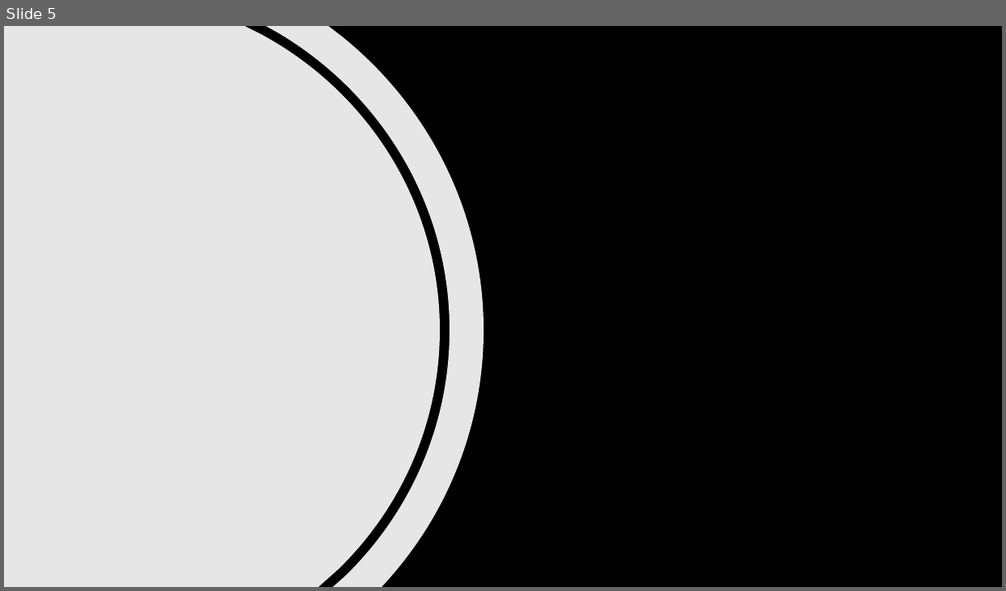
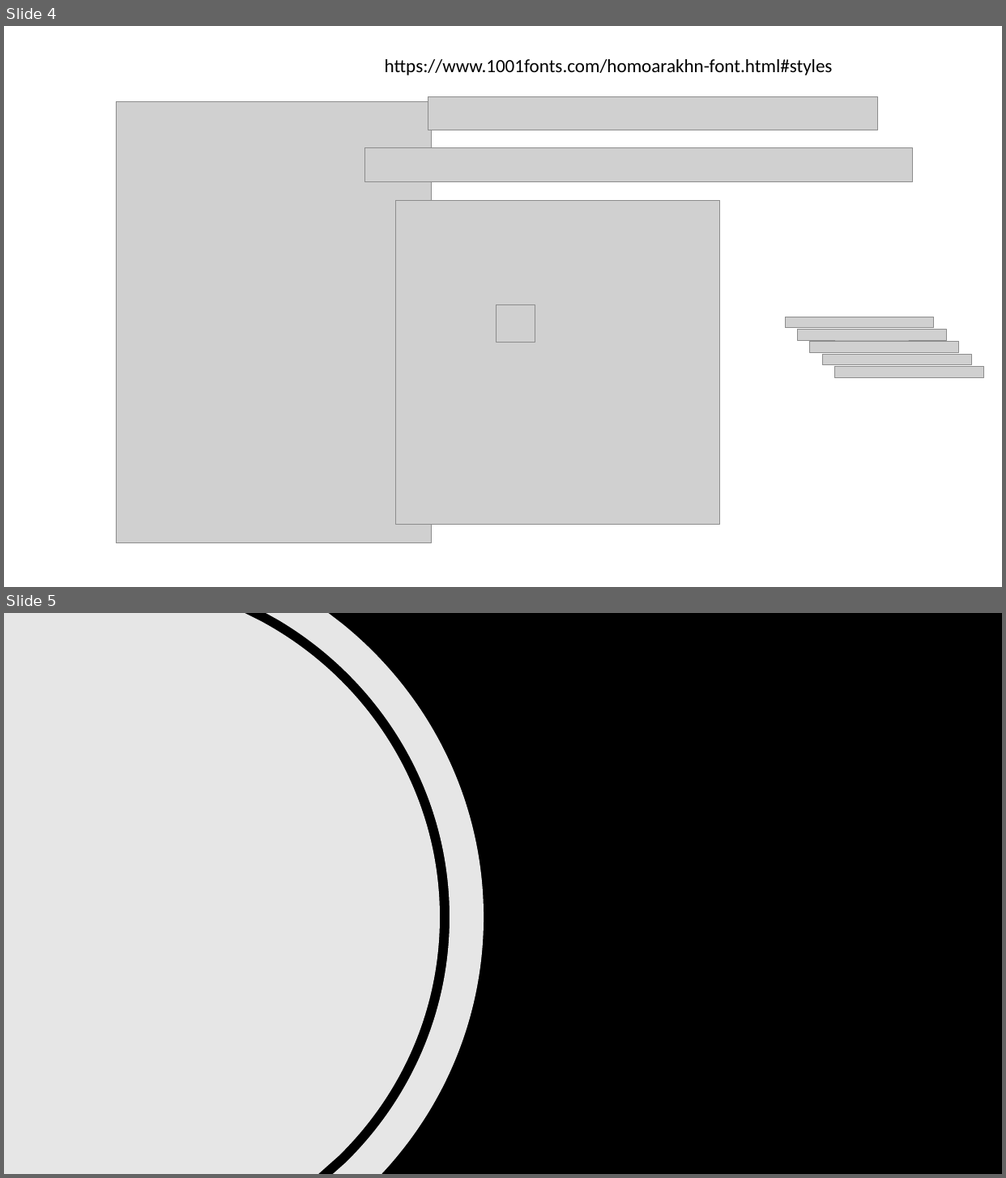
Before and after one commit to alshapton/Skyrokit, a slide deck: notes.pptx. Shown one above the other, each under a label of ours: slide 5 before the commit, slides 4 and 5 after it. The pictures are 1006x591 and 1006x1178 pixels, drawn with LibreOffice and Linux fonts; fonts in the diff are those of the drawing; grey boxes stand for pictures; background and template pictures are left out. Boxes give left, top, right and bottom in pixels: in the first picture for what was removed or moved away, otherwise in the second. Text is boxed around its words. In the diff, an @@ line names an element or a change of style, - is before the commit and + after.

```diff
--- a/notes.pptx
+++ b/notes.pptx
@@ slide 4 added at [4,26,1002,587], background #FFFFFF @@
@@ text added at [385,59,833,75], 18 pt, text #000000 @@
+https://www.1001fonts.com/homoarakhn-font.html#styles
@@ picture added at [428,97,878,130] @@
@@ picture added at [117,101,432,544] @@
@@ picture added at [364,148,913,182] @@
@@ picture added at [395,200,720,525] @@
@@ picture added at [496,305,535,342] @@
@@ picture added at [785,318,934,328] @@
@@ picture added at [798,329,947,340] @@
@@ picture added at [810,342,959,353] @@
@@ picture added at [822,355,971,366] @@
@@ picture added at [835,367,984,378] @@
```
Also in this commit, not shown: 3 slides changed, 1 slide removed, 2 other files.
